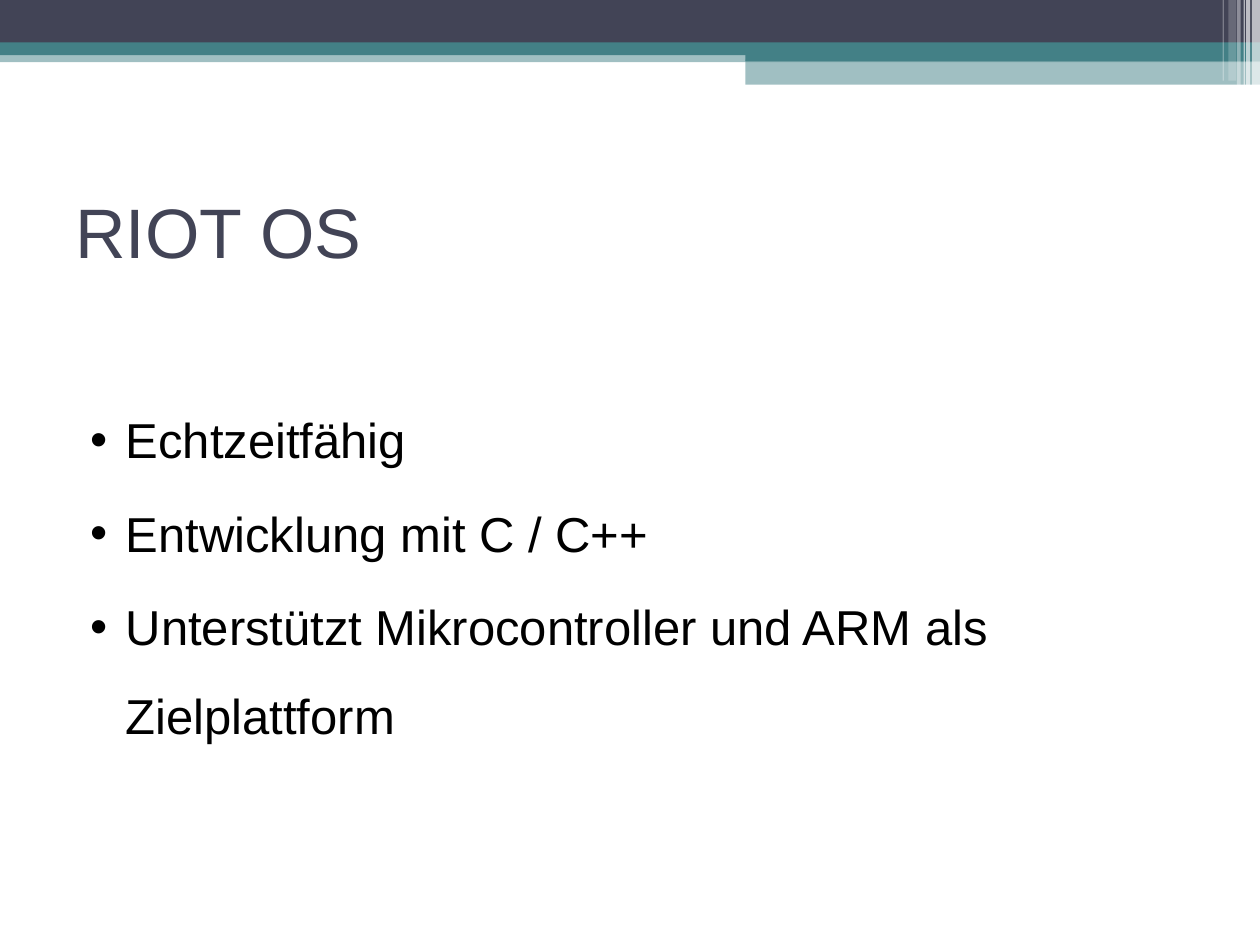
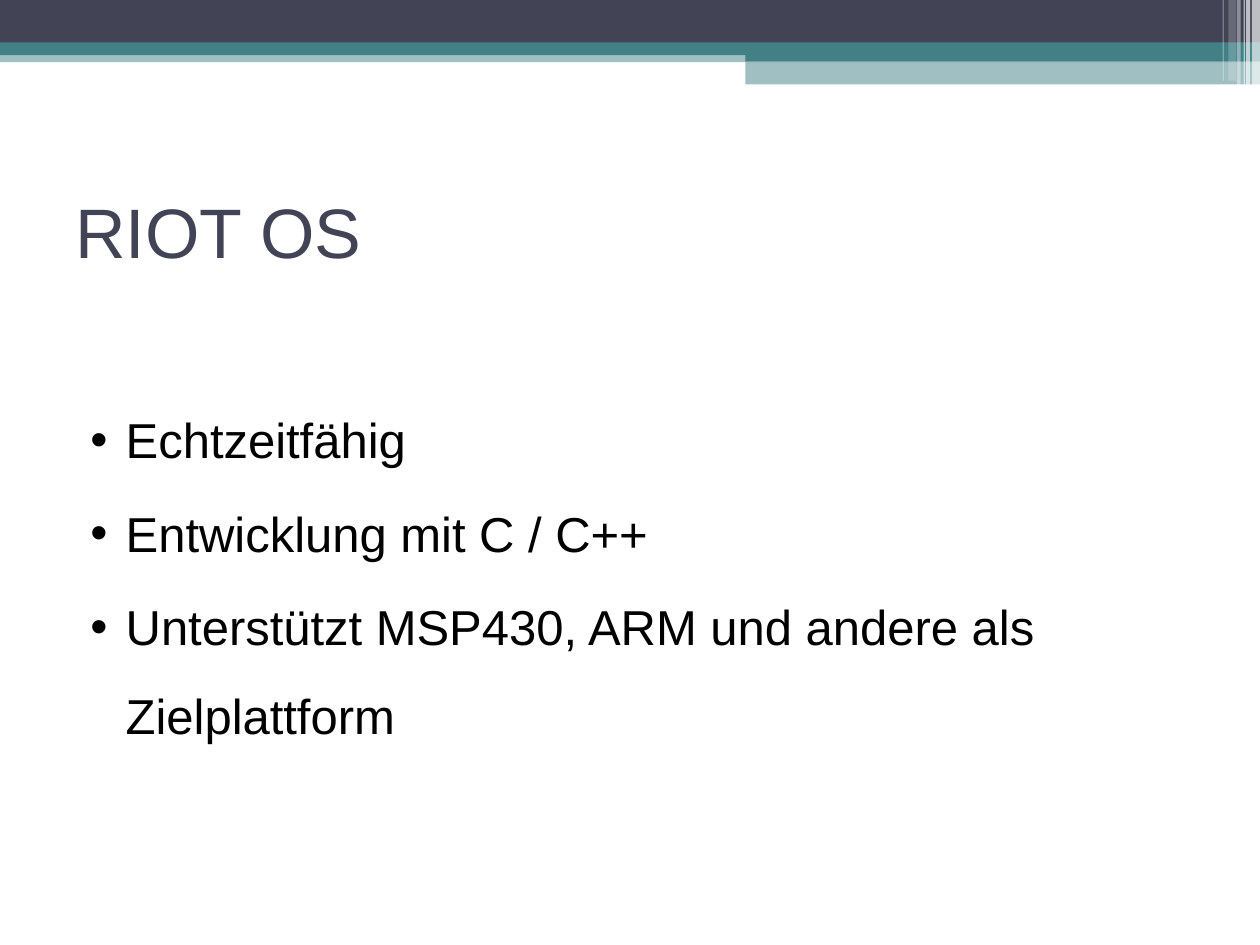
Before and after one commit to swp2013riot/riot-opencv-port, a slide deck: slide 4 of doc/slides/intro_presentation.odp (slide 5 before the commit). Drawn at 1260x945 pixels with LibreOffice and Linux fonts; fonts in the diff are those of the drawing. Boxes give left, top, right and bottom in pixels: in the first picture for what was removed or moved away, otherwise in the second. Text is boxed around its words. In the diff, an @@ line names an element or a change of style, - is before the commit and + after.

```diff
--- a/doc/slides/intro_presentation.odp
+++ b/doc/slides/intro_presentation.odp
@@ text at (126,609,1035,744): text changed @@
-• Unterstützt Mikrocontroller und ARM als Zielplattform
+• Unterstützt MSP430, ARM und andere als Zielplattform
```
Also in this commit, not shown: 2 other slides changed, 1 slide added, 2 slides removed, 3 other files.
